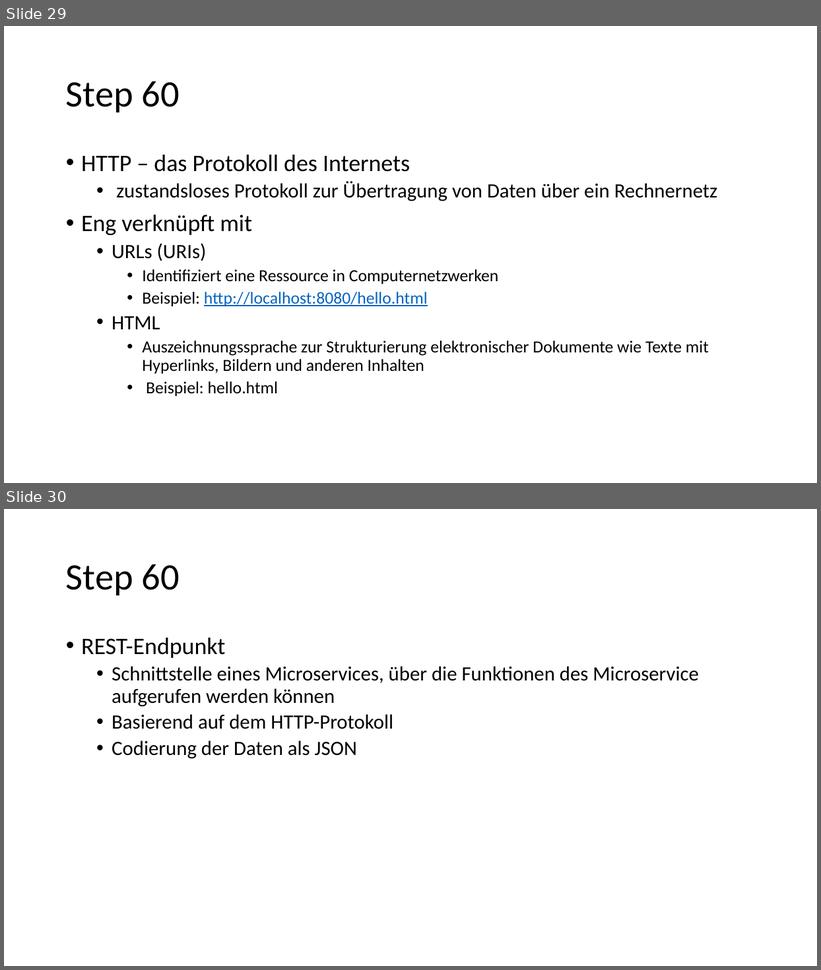
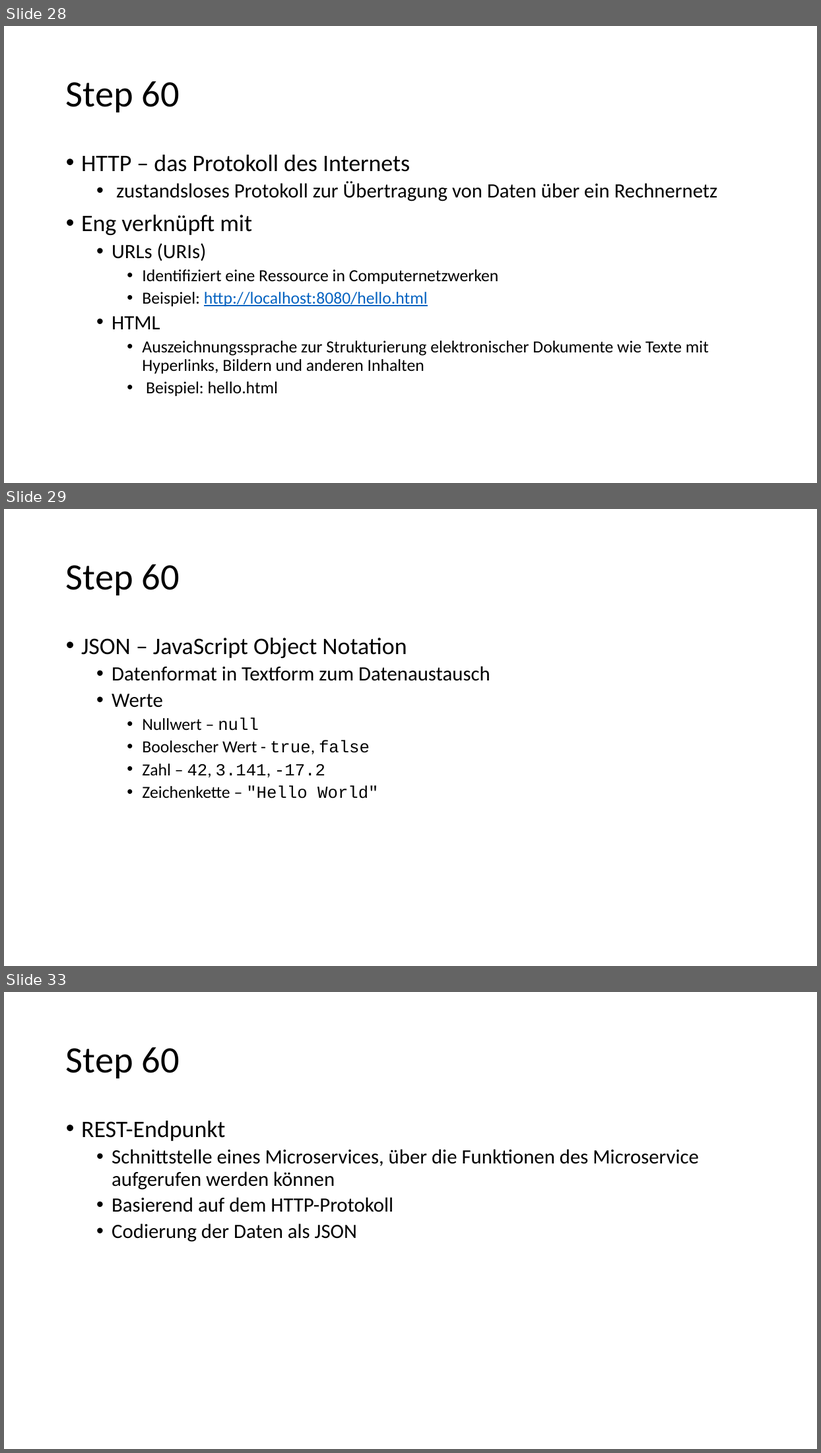
Before and after one commit to igeldo/PR4-SoSe23, a slide deck: Java-Starter.pptx. Shown one above the other, each under a label of ours: slides 29 and 30 before the commit, slides 28, 29 and 33 after it; the slides between them are not shown. The pictures are 821x970 and 821x1453 pixels, drawn with LibreOffice and Linux fonts; fonts in the diff are those of the drawing. Boxes give left, top, right and bottom in pixels: in the first picture for what was removed or moved away, otherwise in the second. Text is boxed around its words. In the diff, an @@ line names an element or a change of style, - is before the commit and + after.

Commit message:
add JSON

```diff
--- a/Java-Starter.pptx
+++ b/Java-Starter.pptx
@@ slide 29 added at bbox=[4, 509, 817, 966], background #FFFFFF @@
@@ title added at bbox=[66, 564, 180, 595], 44 pt, text #000000 @@
+Step 60
@@ text added at bbox=[81, 638, 490, 799], 20 pt, text #000000 @@
+• JSON – JavaScript Object Notation
+  • Datenformat in Textform zum Datenaustausch
+  • Werte
+    • Nullwert – null
+    • Boolescher Wert - true, false
+    • Zahl – 42, 3.141, -17.2
+    • Zeichenkette – "Hello World"
@@ what was slide 29 is now slide 28 @@
@@ what was slide 30 is now slide 33 @@
```
Also in this commit, not shown: 2 slides changed, 3 other slides added.
